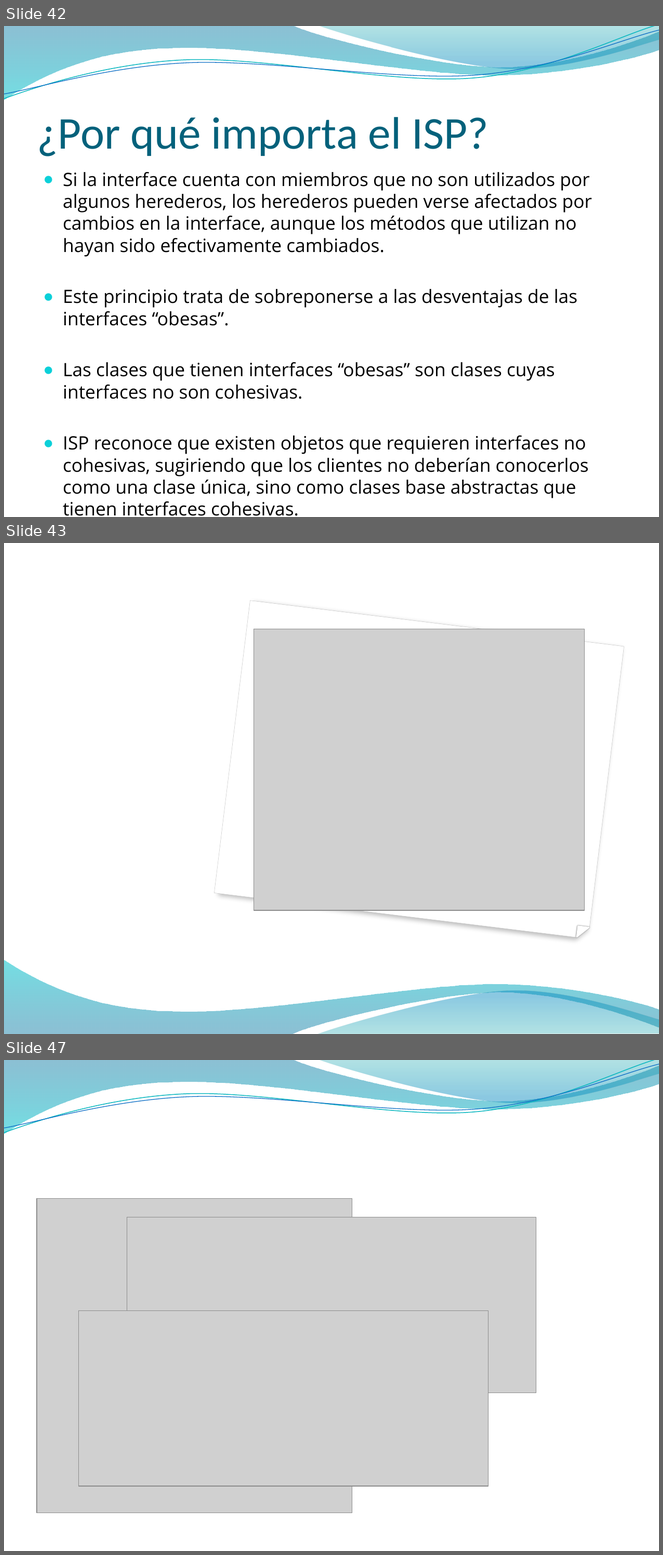
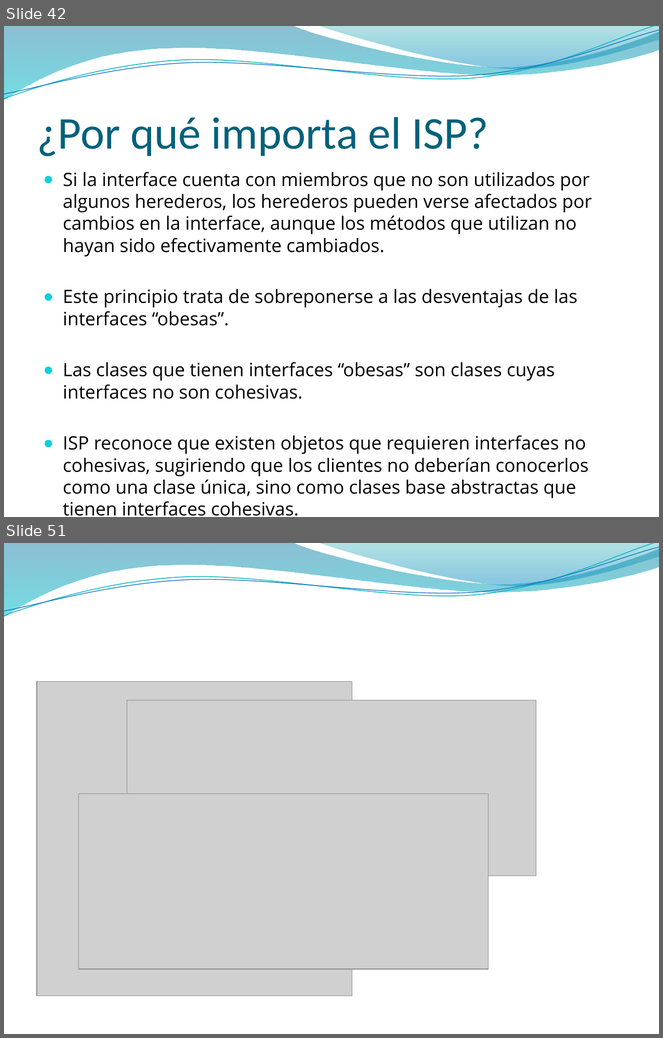
Before and after one commit to vvalotto/MiRepositorio, a slide deck: Disenio de Software/Principios OO/Presentaciones/Principios de Diseño OO.pptx. Shown one above the other, each under a label of ours: slides 42, 43 and 47 before the commit, slides 42 and 51 after it; the slides between them are not shown. The pictures are 663x1555 and 663x1038 pixels, drawn with LibreOffice and Linux fonts; fonts in the diff are those of the drawing; grey boxes stand for pictures; background and template pictures are left out. Boxes give left, top, right and bottom in pixels: in the first picture for what was removed or moved away, otherwise in the second. Text is boxed around its words. In the diff, an @@ line names an element or a change of style, - is before the commit and + after.

```diff
--- a/Disenio de Software/Principios OO/Presentaciones/Principios de Diseño OO.pptx
+++ b/Disenio de Software/Principios OO/Presentaciones/Principios de Diseño OO.pptx
@@ slide 43 removed at bbox=[4, 543, 659, 1034], background picture (left out) @@
@@ snip round rect removed at bbox=[214, 600, 624, 939] @@
@@ picture removed at bbox=[254, 629, 584, 911] @@
@@ right triangle removed at bbox=[577, 926, 589, 939] @@
@@ freeform shape removed at bbox=[4, 960, 659, 1034] @@
@@ freeform shape removed at bbox=[318, 989, 659, 1034] @@
@@ what was slide 47 is now slide 51 @@
```
Also in this commit, not shown: 4 slides changed, 5 slides added.
